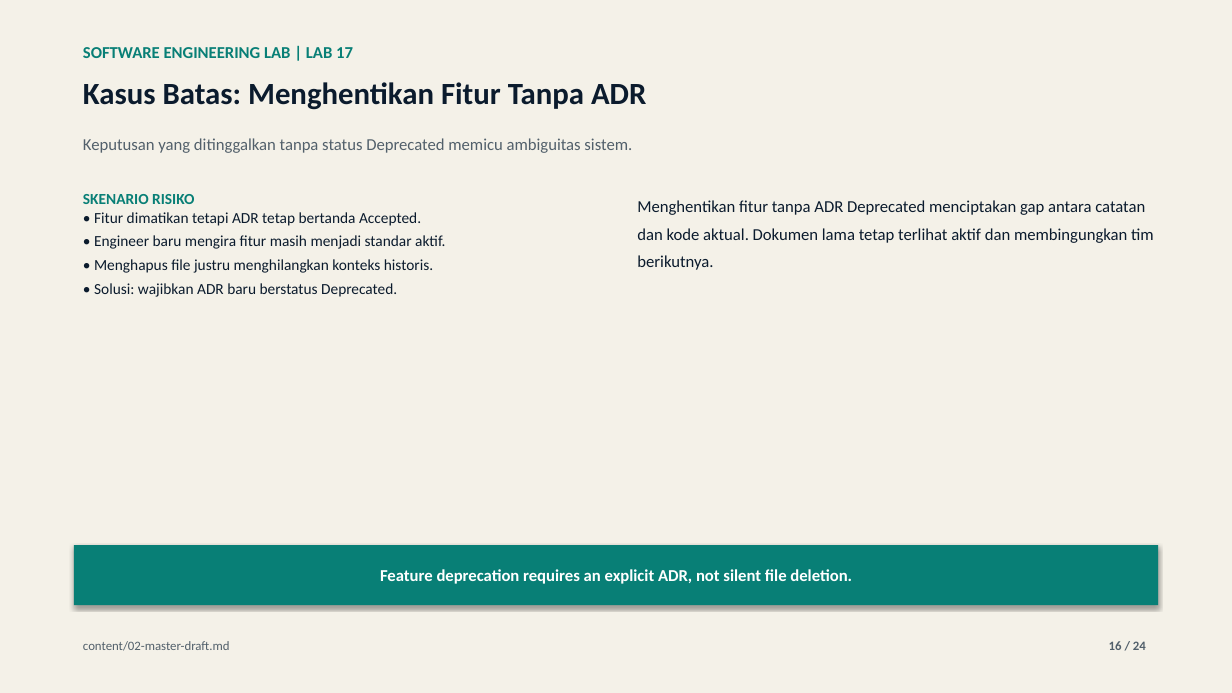
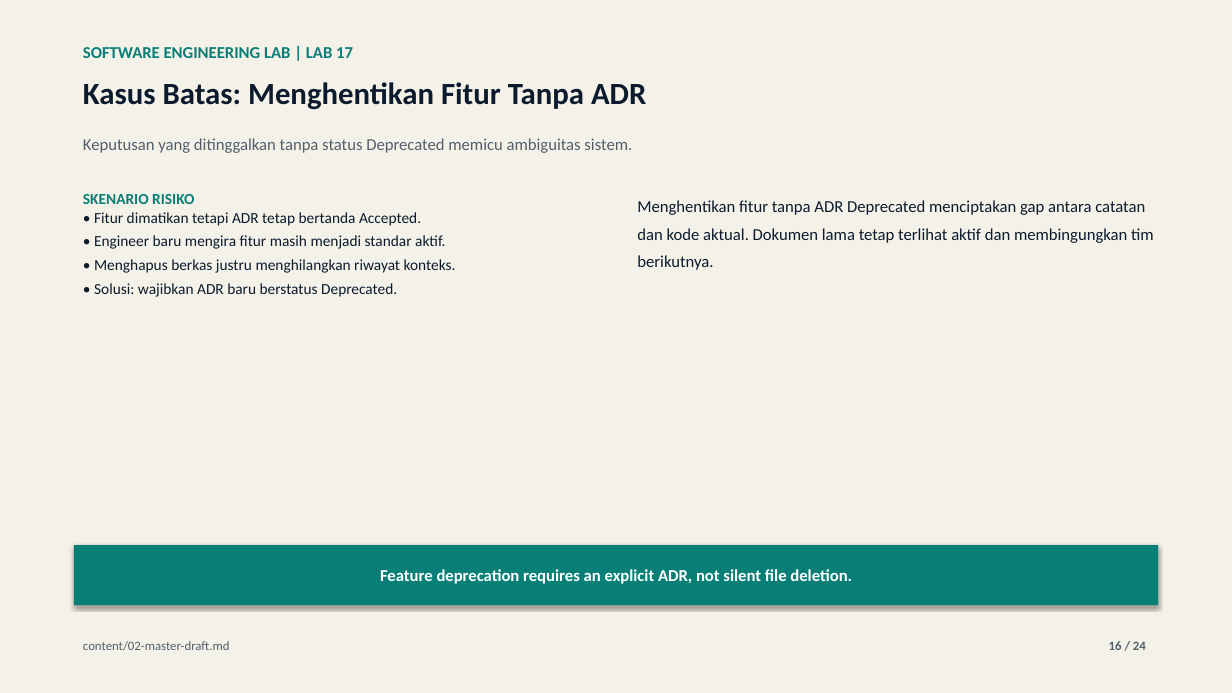
Before and after one commit to lukman-ss/software-engineering-lab, a slide deck: slide 16 of labs/17-architecture-decision-record/result/linkedin/lab-17-architecture-decision-record-carousel.pptx. Drawn at 1232x693 pixels with LibreOffice and Linux fonts; fonts in the diff are those of the drawing. Boxes give left, top, right and bottom in pixels: in the first picture for what was removed or moved away, otherwise in the second. Text is boxed around its words. In the diff, an @@ line names an element or a change of style, - is before the commit and + after.

```diff
--- a/labs/17-architecture-decision-record/result/linkedin/lab-17-architecture-decision-record-carousel.pptx
+++ b/labs/17-architecture-decision-record/result/linkedin/lab-17-architecture-decision-record-carousel.pptx
@@ text at [94,259,456,273]: text changed @@
-• Menghapus file justru menghilangkan konteks historis.
+• Menghapus berkas justru menghilangkan riwayat konteks.
```
Also in this commit, not shown: 16 other slides changed, 4 other files.
